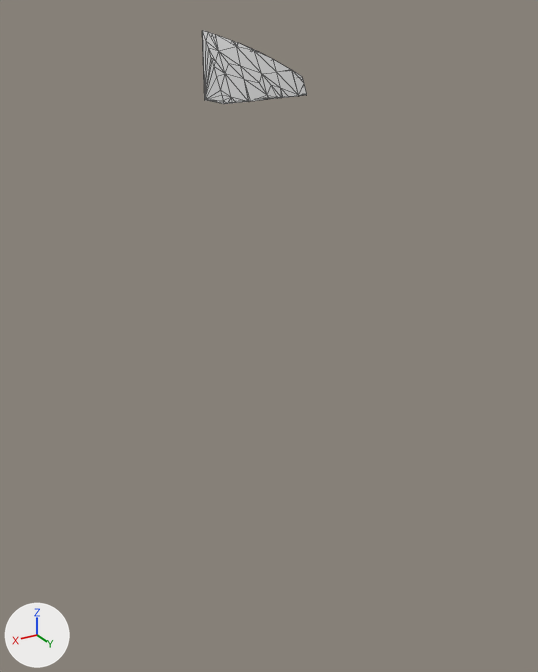
One commit to the glTF model assets/terrain/surface_pieces/surf_29_1.glb: the scene before it, then after it.
One viewpoint serves both versions: a camera (50 mm lens) standing at (54.8, 130.1, -16.7) and looking at (37.4, 100.9, -31.2). Lighting does not change. The marker at lower left points along +X, +Y and +Z. The older version comes first. Mesh edges are drawn as thin lines. Where no turn or scale is listed for an object, it has been applied to the vertices.

Names of what the first picture shows: 'geometry_0'.
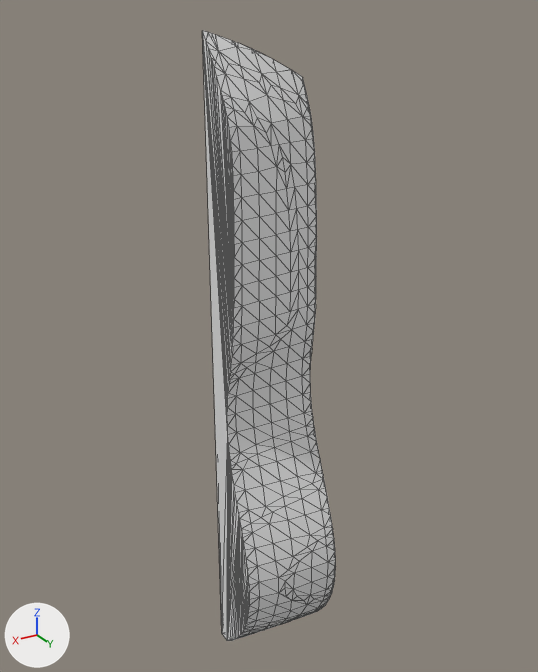
The change in detail:
me_geometry_0 is used by ob_geometry_0; location (0.0, 0.0, 0.0).
me_geometry_0 had 64 vertices, 124 faces and spanned x 35.0..40.0, y 100.0..101.82, z -20.0..-17.24.
me_geometry_0 now has 420 vertices, 836 faces and spans x 35.0..40.0, y 100.0..104.1, z -50.0..-17.24.
me_geometry_0 part 1: 1 vertex moved from x 35.55, y 100.57, z -20.0 to x 35.21, y 100.71, z -20.53; 20 vertices removed from x 35.0..40.0, y 100.0..101.82, z -20.0; 376 vertices added at x 35.0..40.0, y 100.0..104.1, z -50.0..-20.01.

Boxes (x1, y1, x2, y2) around the edits, measured in the pictures (538 x 672 px):
'geometry_0', reshaped (27% wider, 716% taller): before (202, 30, 307, 104); after (202, 30, 336, 641)
part 1 of me_geometry_0, built on: before (202, 33, 307, 104); after (202, 33, 336, 641)
